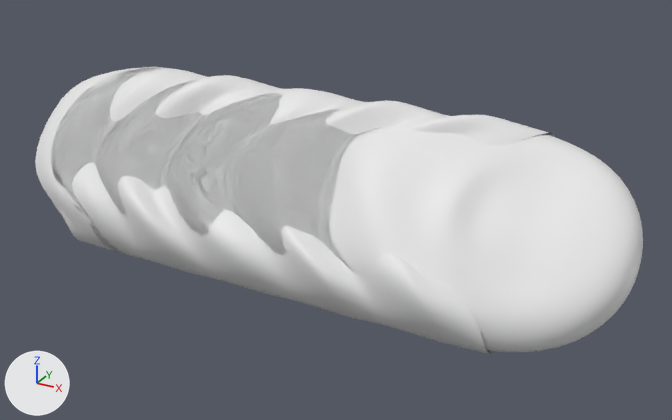
What one commit did to the Blender file 2.7/weld.blend.
The view is the same before and after, from a 50 mm camera at (0.0516, -0.066, 0.034) aimed at (0.0135, 0.0032, -0.0006). Every picture has the same lights, and +X, +Y and +Z are marked at lower left.

The first picture shows 'Weld_1', 'Weld_2', 'Weld_3'.
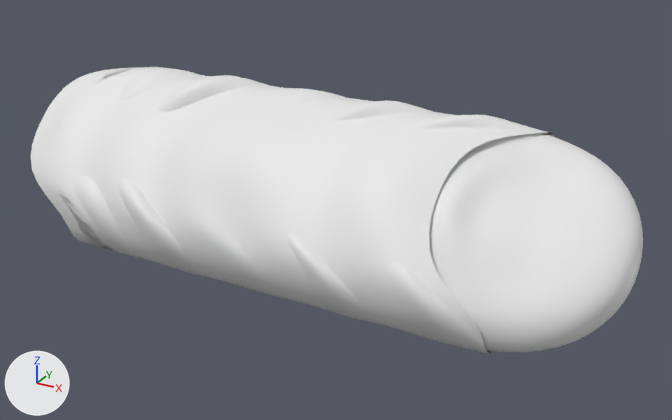
Commit message: new weld types

Boxes (x1, y1, x2, y2) around the edits, measured in the pictures (672 x 420 px):
'Weld_5', added: after (31, 67, 553, 354)
'Weld_4', added: after (54, 68, 550, 352)
'Weld_2', unchanged, covered by the edit: before (35, 67, 550, 353); after (73, 67, 545, 353)

The change, as a list of edits to the scene's bpy script:
```text
Add me_weld_4:
    me_weld_4.from_pydata(...)  # 132 vertices, 120 faces; spans x -0.0185..0.0315, y -0.0105..0.0091, z -0.0073..0.0124
    me_weld_4.polygons.foreach_set('use_smooth', [True] * 120)
Add me_weld_5:
    me_weld_5.from_pydata(...)  # 132 vertices, 120 faces; spans x -0.0185..0.0315, y -0.0103..0.0091, z -0.0073..0.0124
    me_weld_5.polygons.foreach_set('use_smooth', [True] * 120)
Add ob_weld_4:
    ob_weld_4 = bpy.data.objects.new('Weld_4', me_weld_4)
    ob_weld_4.location = (0.0, 0.0, 0.0)
    ob_weld_4.rotation_euler = (-1.571, 0.0, 0.0)  # degrees (-90, 0, 0)
    _m = ob_weld_4.modifiers.new('Subsurf', 'SUBSURF')
    _m.levels = 2
Add ob_weld_5:
    ob_weld_5 = bpy.data.objects.new('Weld_5', me_weld_5)
    ob_weld_5.location = (0.0, 0.0, 0.0)
    ob_weld_5.rotation_euler = (-1.571, 0.0, 0.0)  # degrees (-90, 0, 0)
    _m = ob_weld_5.modifiers.new('Subsurf', 'SUBSURF')
    _m.levels = 2
```
